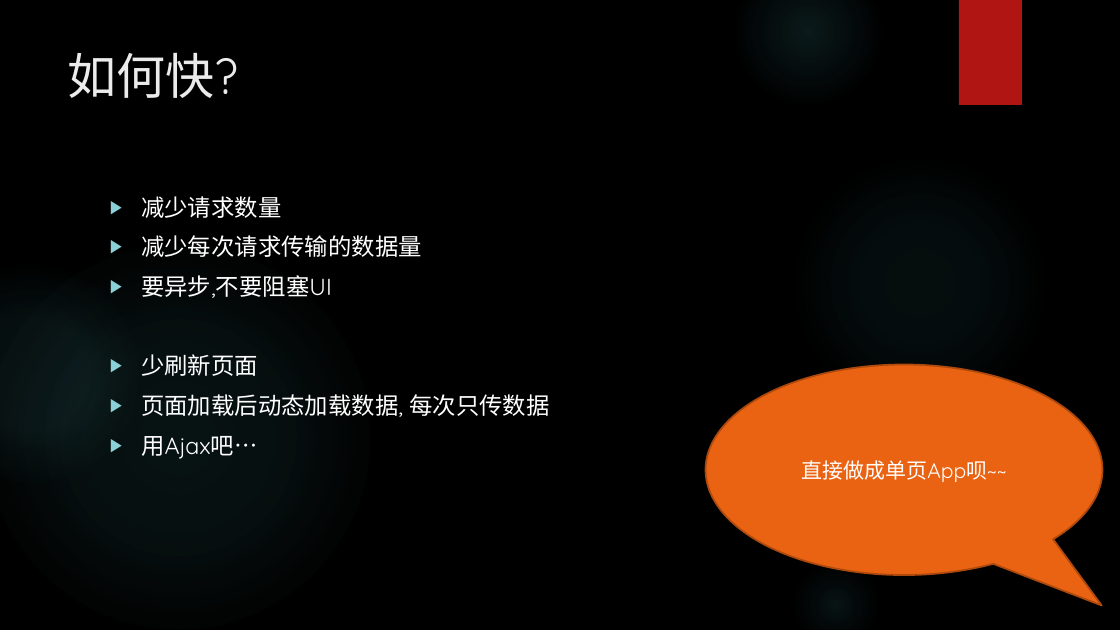
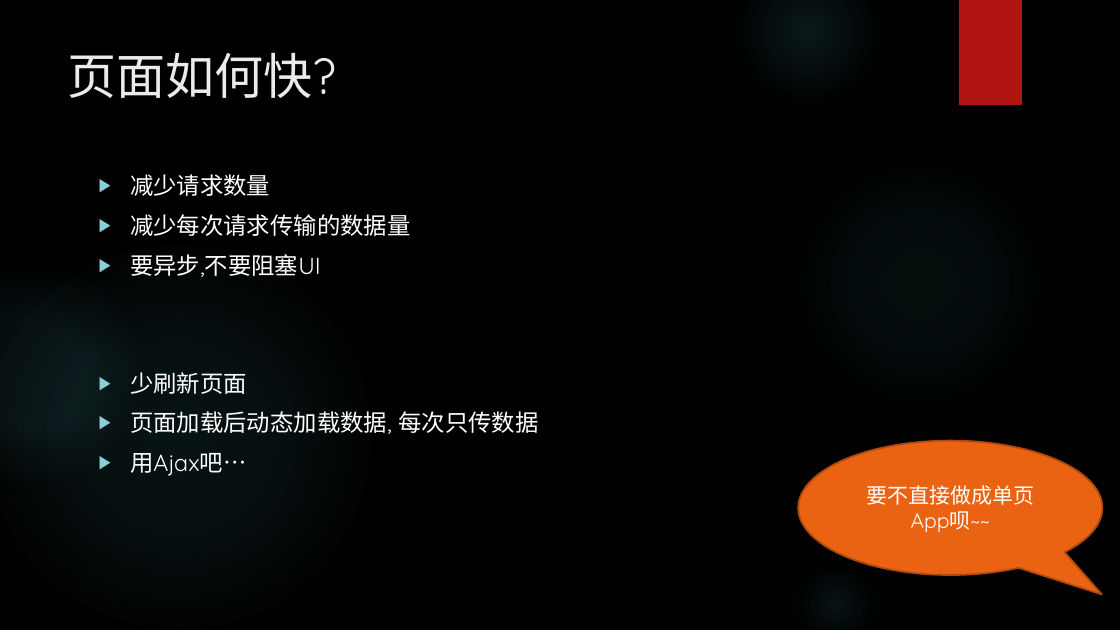
Before and after one commit to erichua23/prj, a slide deck: slide 17 of jsmvc/docs/Frontend MVC(EricHua).pptx (slide 16 before the commit). Drawn at 1120x630 pixels with LibreOffice and Linux fonts; fonts in the diff are those of the drawing; background and template pictures are left out. Boxes give left, top, right and bottom in pixels: in the first picture for what was removed or moved away, otherwise in the second. Text is boxed around its words. In the diff, an @@ line names an element or a change of style, - is before the commit and + after.

```diff
--- a/jsmvc/docs/Frontend MVC(EricHua).pptx
+++ b/jsmvc/docs/Frontend MVC(EricHua).pptx
@@ title at [68, 53, 337, 98]: text changed @@
-如何快?
+页面如何快?
@@ text "减少请求数量": place and size @@
-text "减少请求数量" at [141, 196, 549, 459]
+text "减少请求数量" at [130, 174, 410, 277]
@@ text at [141, 354, 549, 459]: paragraphs removed @@
-▶ 少刷新页面
-▶ 页面加载后动态加载数据, 每次只传数据
-▶ 用Ajax吧…
@@ text added at [130, 372, 538, 476], 20 pt, text #FFFFFF @@
+▶ 少刷新页面
+▶ 页面加载后动态加载数据, 每次只传数据
+▶ 用Ajax吧…
@@ speech bubble "要不直接做成单页App呗~~": place and size @@
-speech bubble "要不直接做成单页App呗~~" at [706, 365, 1102, 576]
+speech bubble "要不直接做成单页App呗~~" at [798, 441, 1102, 576]
@@ text in speech bubble at [866, 485, 1034, 532]: text changed @@
-直接做成单页App呗~~
+要不直接做成单页App呗~~
```
Also in this commit, not shown: 18 other slides changed, 29 slides added, 19 slides removed.
